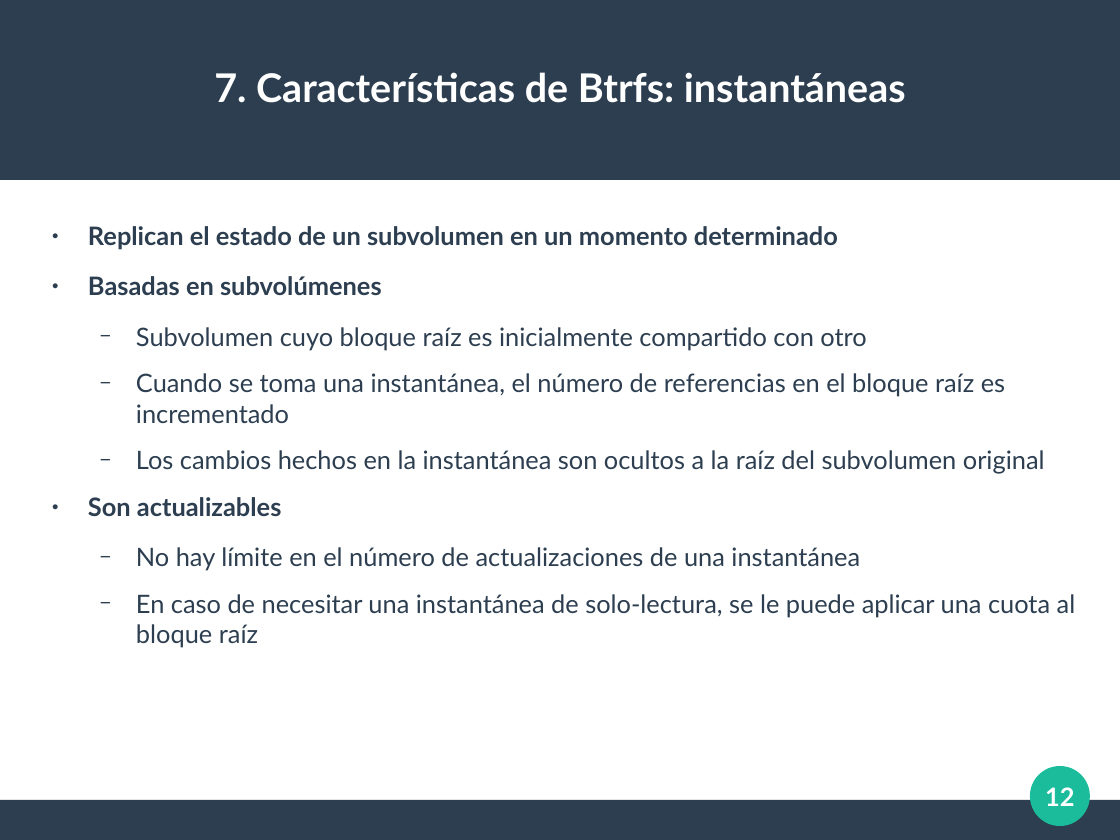
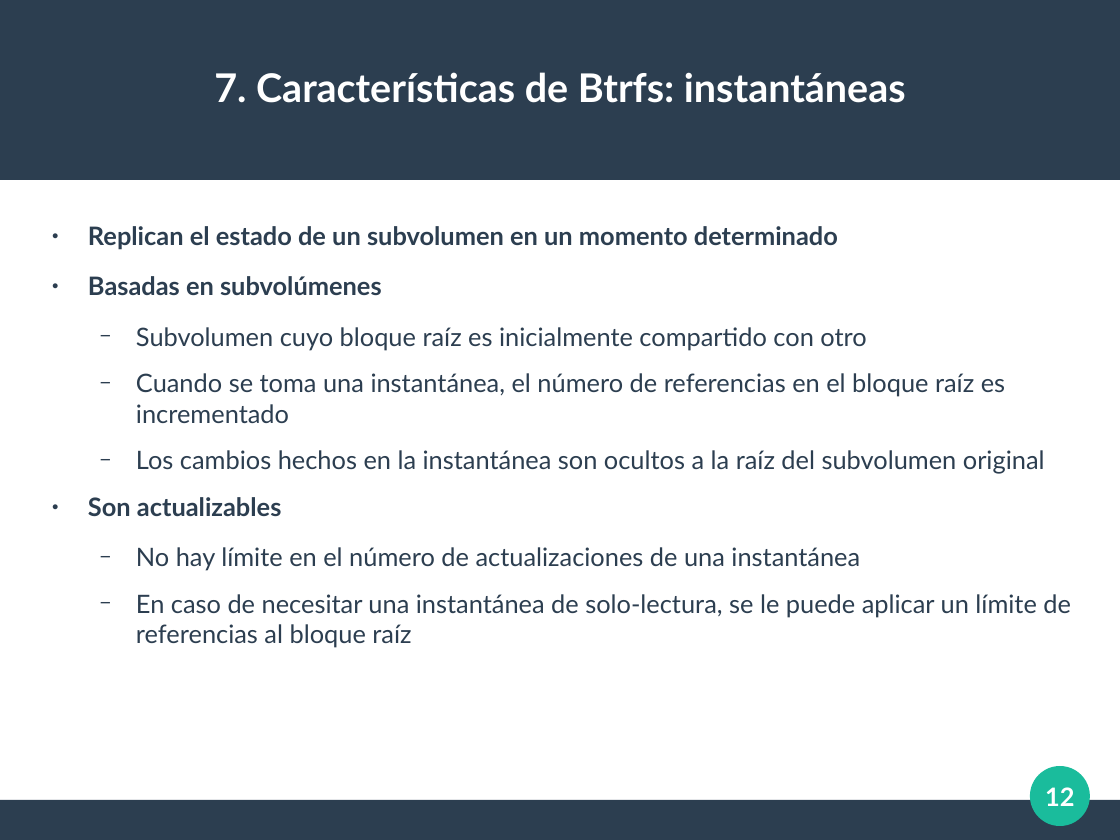
Before and after one commit to AlmuHS/Practicas_AdminServidores, a slide deck: slide 12 of Trabajo_Btrfs/Presentacion_Btrfs.odp. Drawn at 1120x840 pixels with LibreOffice and Linux fonts; fonts in the diff are those of the drawing. Boxes give left, top, right and bottom in pixels: in the first picture for what was removed or moved away, otherwise in the second. Text is boxed around its words. In the diff, an @@ line names an element or a change of style, - is before the commit and + after.

```diff
--- a/Trabajo_Btrfs/Presentacion_Btrfs.odp
+++ b/Trabajo_Btrfs/Presentacion_Btrfs.odp
@@ text at bbox=[136, 594, 1071, 648]: text changed @@
-  − En caso de necesitar una instantánea de solo-lectura, se le puede aplicar una cuota al bloque raíz
+  − En caso de necesitar una instantánea de solo-lectura, se le puede aplicar un límite de referencias al bloque raíz
```
Also in this commit, not shown: 3 other files.
